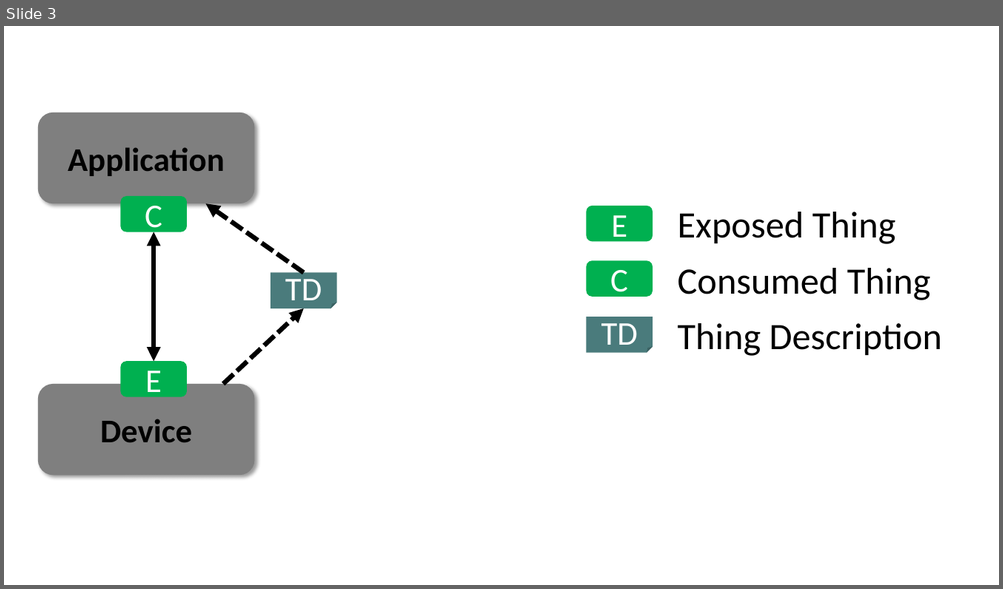
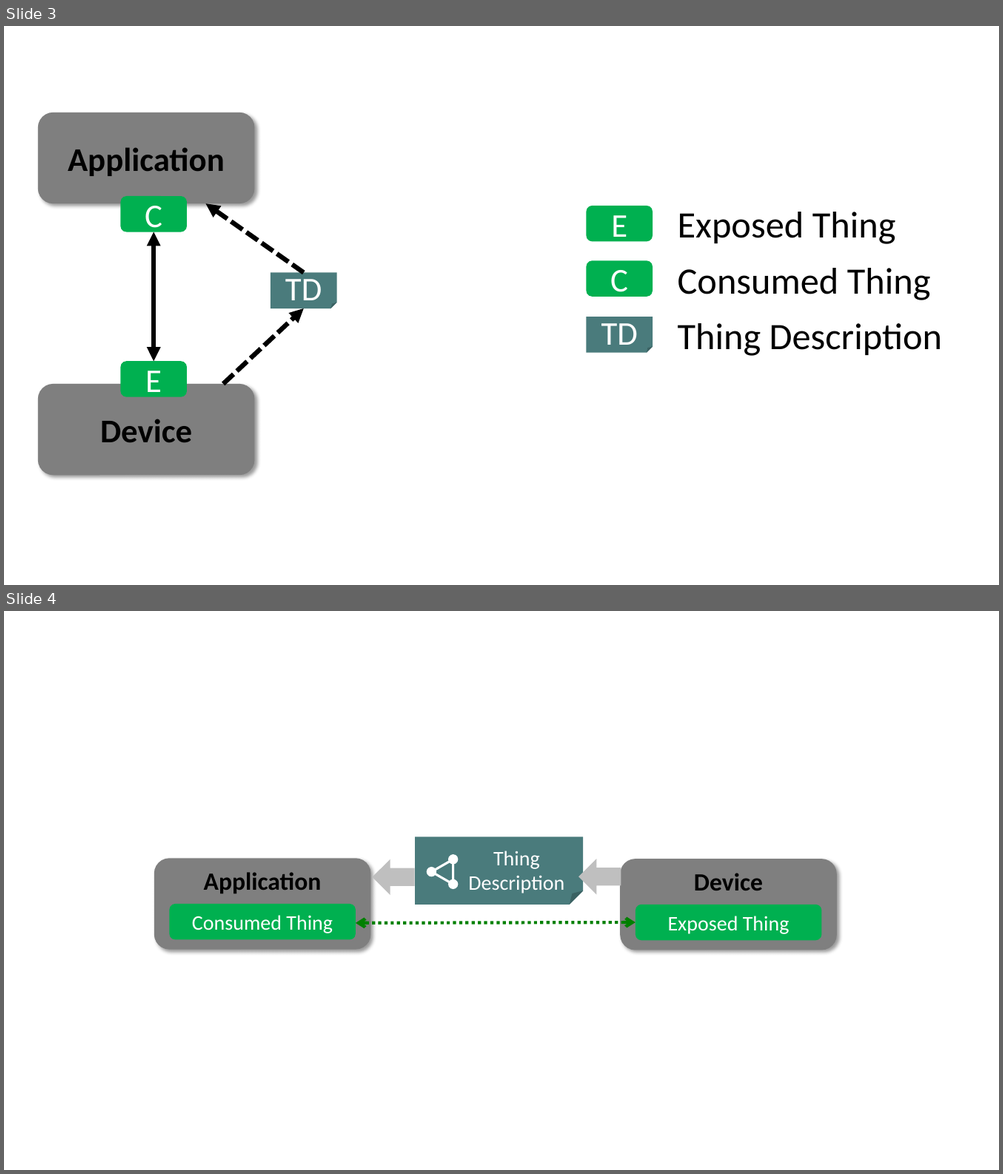
Before and after one commit to w3c/wot-architecture, a slide deck: images/arch-high-level-alt.pptx. Shown one above the other, each under a label of ours: slide 3 before the commit, slides 3 and 4 after it. The pictures are 1003x589 and 1003x1174 pixels, drawn with LibreOffice and Linux fonts; fonts in the diff are those of the drawing. Boxes give left, top, right and bottom in pixels: in the first picture for what was removed or moved away, otherwise in the second. Text is boxed around its words. In the diff, an @@ line names an element or a change of style, - is before the commit and + after.

```diff
--- a/images/arch-high-level-alt.pptx
+++ b/images/arch-high-level-alt.pptx
@@ slide 4 added at <box>4,611,999,1170</box>, background #FFFFFF @@
@@ rounded rectangle added at <box>154,859,370,950</box>, fill #7F7F7F, 24 pt, text #000000, bold @@
+Application
@@ down arrow added at <box>373,860,415,896</box>, fill #BFBFBF @@
@@ down arrow added at <box>578,859,620,895</box>, fill #BFBFBF @@
@@ rounded rectangle added at <box>620,859,836,950</box>, fill #7F7F7F, 24 pt, text #000000, bold @@
+Device
@@ group added at <box>415,837,583,905</box>: 3 ellipses, 1 folded corner, 1 triangle @@
+Thing
+Description
@@ rounded rectangle added at <box>170,904,356,940</box>, fill #00B050, 20 pt, text #FFFFFF @@
+Consumed Thing
@@ rounded rectangle added at <box>635,905,822,941</box>, fill #00B050, 20 pt, text #FFFFFF @@
+Exposed Thing
@@ double arrow added from (356, 923) to (635, 923), #008000 3 pt dashed @@
```
Also in this commit, not shown: 1 other slide added, 10 other files.
